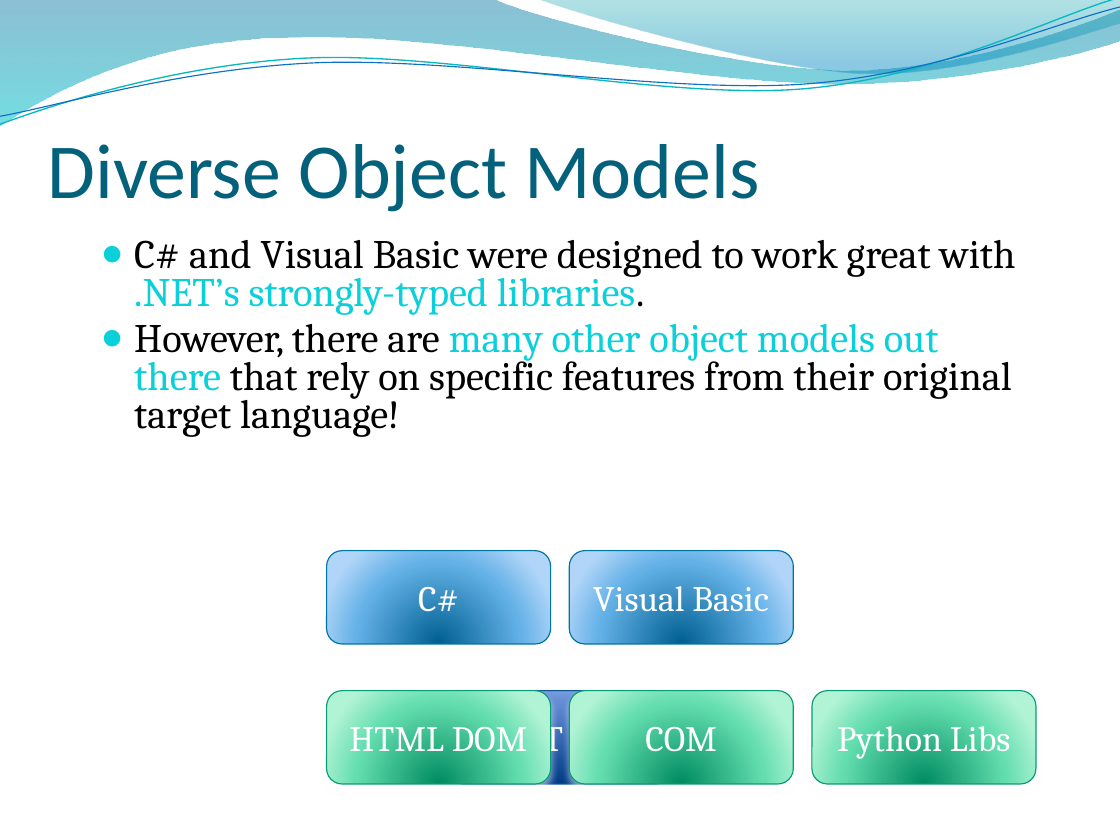
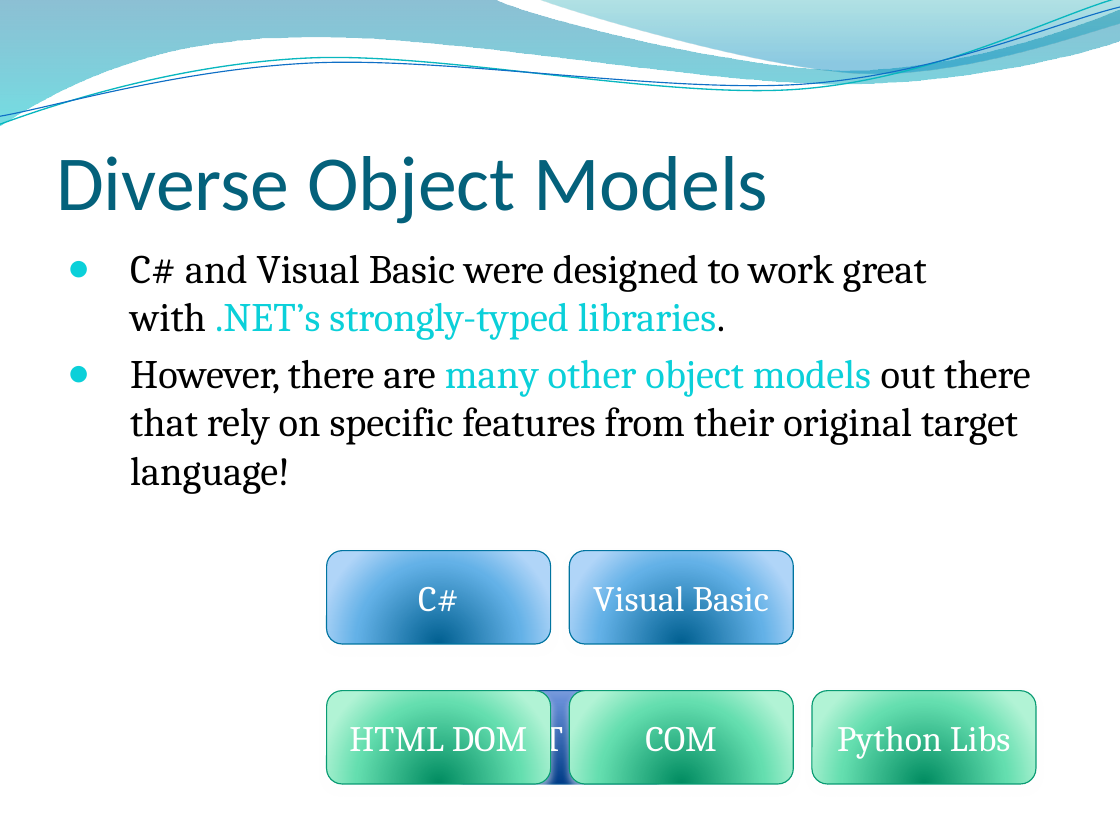
Before and after one commit to dahlbyk/Presentations, a slide deck: slide 5 of DLR/KDahlby.201006.KCDC.DLR.pptx. Drawn at 1120x840 pixels with LibreOffice and Linux fonts; fonts in the diff are those of the drawing; background and template pictures are left out. Boxes give left, top, right and bottom in pixels: in the first picture for what was removed or moved away, otherwise in the second. Text is boxed around its words. In the diff, an @@ line names an element or a change of style, - is before the commit and + after.

```diff
--- a/DLR/KDahlby.201006.KCDC.DLR.pptx
+++ b/DLR/KDahlby.201006.KCDC.DLR.pptx
@@ title "Diverse Object Models": place and size @@
-title "Diverse Object Models" at <box>47,144,760,212</box>
+title "Diverse Object Models" at <box>56,156,768,224</box>
@@ title "Diverse Object Models" at <box>56,156,768,224</box>: vertical alignment top to bottom @@
@@ text "C# and Visual Basic were ...": place and size @@
-text "C# and Visual Basic were ..." at <box>134,240,1016,437</box>
+text "C# and Visual Basic were ..." at <box>130,255,1031,494</box>
@@ text "C# and Visual Basic were ..." at <box>130,255,1031,494</box>: text colour #0BD0D9 to #000000 in "out there"; indent changed; line spacing 0.78 to 1 @@
```
Also in this commit, not shown: 29 other slides changed, 1 slide added.
